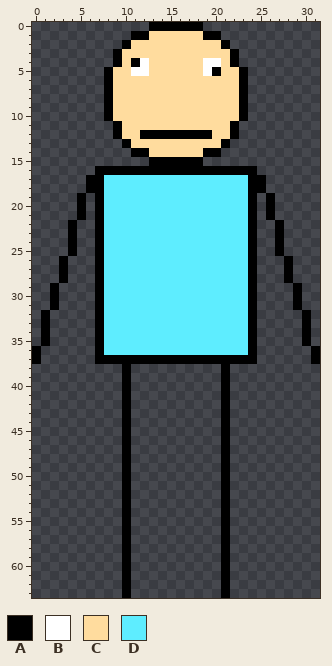
A pixel-art sprite gets an edit: Sprites/Fred.png. That is the earlier state.
The file is 32x64 pixels.
Palette (. is transparent): A #000000  B #ffffff  C #ffdc9e  D #5eedff
Pixels before, first column x 0:
 0 .............AAAAAA.............
 1 ...........AACCCCCCAA...........
 2 ..........ACCCCCCCCCCA..........
 3 .........ACCCCCCCCCCCCA.........
 4 .........ACABCCCCCCBBCA.........
 5 ........ACCBBCCCCCCBACCA........
 6 ........ACCCCCCCCCCCCCCA........
 7 ........ACCCCCCCCCCCCCCA........
 8 ........ACCCCCCCCCCCCCCA........
 9 ........ACCCCCCCCCCCCCCA........
10 ........ACCCCCCCCCCCCCCA........
11 .........ACCCCCCCCCCCCA.........
12 .........ACCAAAAAAAACCA.........
13 ..........ACCCCCCCCCCA..........
14 ...........AACCCCCCAA...........
15 .............AAAAAA.............
16 .......AAAAAAAAAAAAAAAAAA.......
17 ......AADDDDDDDDDDDDDDDDAA......
18 ......AADDDDDDDDDDDDDDDDAA......
19 .....A.ADDDDDDDDDDDDDDDDA.A.....
20 .....A.ADDDDDDDDDDDDDDDDA.A.....
21 .....A.ADDDDDDDDDDDDDDDDA.A.....
22 ....A..ADDDDDDDDDDDDDDDDA..A....
23 ....A..ADDDDDDDDDDDDDDDDA..A....
24 ....A..ADDDDDDDDDDDDDDDDA..A....
25 ....A..ADDDDDDDDDDDDDDDDA..A....
26 ...A...ADDDDDDDDDDDDDDDDA...A...
27 ...A...ADDDDDDDDDDDDDDDDA...A...
28 ...A...ADDDDDDDDDDDDDDDDA...A...
29 ..A....ADDDDDDDDDDDDDDDDA....A..
30 ..A....ADDDDDDDDDDDDDDDDA....A..
31 ..A....ADDDDDDDDDDDDDDDDA....A..
32 .A.....ADDDDDDDDDDDDDDDDA.....A.
33 .A.....ADDDDDDDDDDDDDDDDA.....A.
34 .A.....ADDDDDDDDDDDDDDDDA.....A.
35 .A.....ADDDDDDDDDDDDDDDDA.....A.
36 A......ADDDDDDDDDDDDDDDDA......A
37 A......AAAAAAAAAAAAAAAAAA......A
38 ..........A..........A..........
39 ..........A..........A..........
40 ..........A..........A..........
41 ..........A..........A..........
42 ..........A..........A..........
43 ..........A..........A..........
44 ..........A..........A..........
45 ..........A..........A..........
46 ..........A..........A..........
47 ..........A..........A..........
48 ..........A..........A..........
49 ..........A..........A..........
50 ..........A..........A..........
51 ..........A..........A..........
52 ..........A..........A..........
53 ..........A..........A..........
54 ..........A..........A..........
55 ..........A..........A..........
56 ..........A..........A..........
57 ..........A..........A..........
58 ..........A..........A..........
59 ..........A..........A..........
60 ..........A..........A..........
61 ..........A..........A..........
62 ..........A..........A..........
63 ..........A..........A..........
The result:
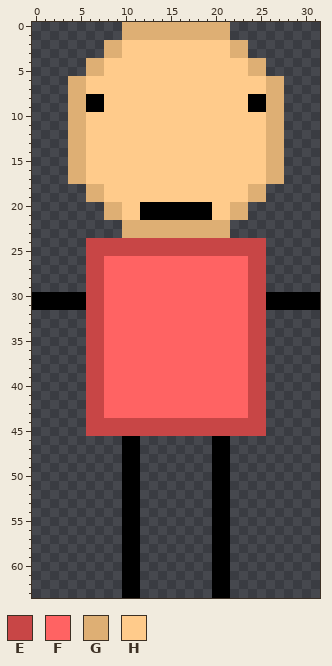
Colours new in this view: E #c84646  F #ff6363  G #deaf74  H #ffcb8b
Author's note on the commit: fred improvements I made some frames for animation so now I just need to make them work ingame
Diff:
Changed rows in their new state; - is an unchanged pixel.
first column x 0:
 0 ----------GGGGGGGGGGGG----------
 1 ----------GGGGGGGGGGGG----------
 2 --------GGHHHHHHHHHHHHGG--------
 3 --------GGHHHHHHHHHHHHGG--------
 4 ------GGHHHHHHHHHHHHHHHHGG------
 5 ------GGHHHHHHHHHHHHHHHHGG------
 6 ----GGHHHHHHHHHHHHHHHHHHHHGG----
 7 ----GGHHHHHHHHHHHHHHHHHHHHGG----
 8 ----GGAAHHHHHHHHHHHHHHHHAAGG----
 9 ----GGAAHHHHHHHHHHHHHHHHAAGG----
10 ----GGHHHHHHHHHHHHHHHHHHHHGG----
11 ----GGHHHHHHHHHHHHHHHHHHHHGG----
12 ----GGHHHHHHHHHHHHHHHHHHHHGG----
13 ----GGHHHHHHHHHHHHHHHHHHHHGG----
14 ----GGHHHHHHHHHHHHHHHHHHHHGG----
15 ----GGHHHHHHHHHHHHHHHHHHHHGG----
16 ----GGHHHHHHHHHHHHHHHHHHHHGG----
17 ----GGHHHHHHHHHHHHHHHHHHHHGG----
18 ------GGHHHHHHHHHHHHHHHHGG------
19 -----.GGHHHHHHHHHHHHHHHHGG.-----
20 -----.-.GGHHAAAAAAAAHHGG.-.-----
21 -----.-.GGHHAAAAAAAAHHGG.-.-----
22 ----.--...GGGGGGGGGGGG...--.----
23 ----.--...GGGGGGGGGGGG...--.----
24 ----.-EEEEEEEEEEEEEEEEEEEE-.----
25 ----.-EEEEEEEEEEEEEEEEEEEE-.----
26 ---.--EEFFFFFFFFFFFFFFFFEE--.---
27 ---.--EEFFFFFFFFFFFFFFFFEE--.---
28 ---.--EEFFFFFFFFFFFFFFFFEE--.---
29 --.---EEFFFFFFFFFFFFFFFFEE---.--
30 AA-AAAEEFFFFFFFFFFFFFFFFEEAAA-AA
31 AA-AAAEEFFFFFFFFFFFFFFFFEEAAA-AA
32 -.----EEFFFFFFFFFFFFFFFFEE----.-
33 -.----EEFFFFFFFFFFFFFFFFEE----.-
34 -.----EEFFFFFFFFFFFFFFFFEE----.-
35 -.----EEFFFFFFFFFFFFFFFFEE----.-
36 .-----EEFFFFFFFFFFFFFFFFEE-----.
37 .-----EEFFFFFFFFFFFFFFFFEE-----.
38 ------EEFFFFFFFFFFFFFFFFEE------
39 ------EEFFFFFFFFFFFFFFFFEE------
40 ------EEFFFFFFFFFFFFFFFFEE------
41 ------EEFFFFFFFFFFFFFFFFEE------
42 ------EEFFFFFFFFFFFFFFFFEE------
43 ------EEFFFFFFFFFFFFFFFFEE------
44 ------EEEEEEEEEEEEEEEEEEEE------
45 ------EEEEEEEEEEEEEEEEEEEE------
46 -----------A--------A-----------
47 -----------A--------A-----------
48 -----------A--------A-----------
49 -----------A--------A-----------
50 -----------A--------A-----------
51 -----------A--------A-----------
52 -----------A--------A-----------
53 -----------A--------A-----------
54 -----------A--------A-----------
55 -----------A--------A-----------
56 -----------A--------A-----------
57 -----------A--------A-----------
58 -----------A--------A-----------
59 -----------A--------A-----------
60 -----------A--------A-----------
61 -----------A--------A-----------
62 -----------A--------A-----------
63 -----------A--------A-----------
Where, in picture pixels (left, top, right, bottom), the same in both pictures:
changed: (32, 22, 320, 598)
